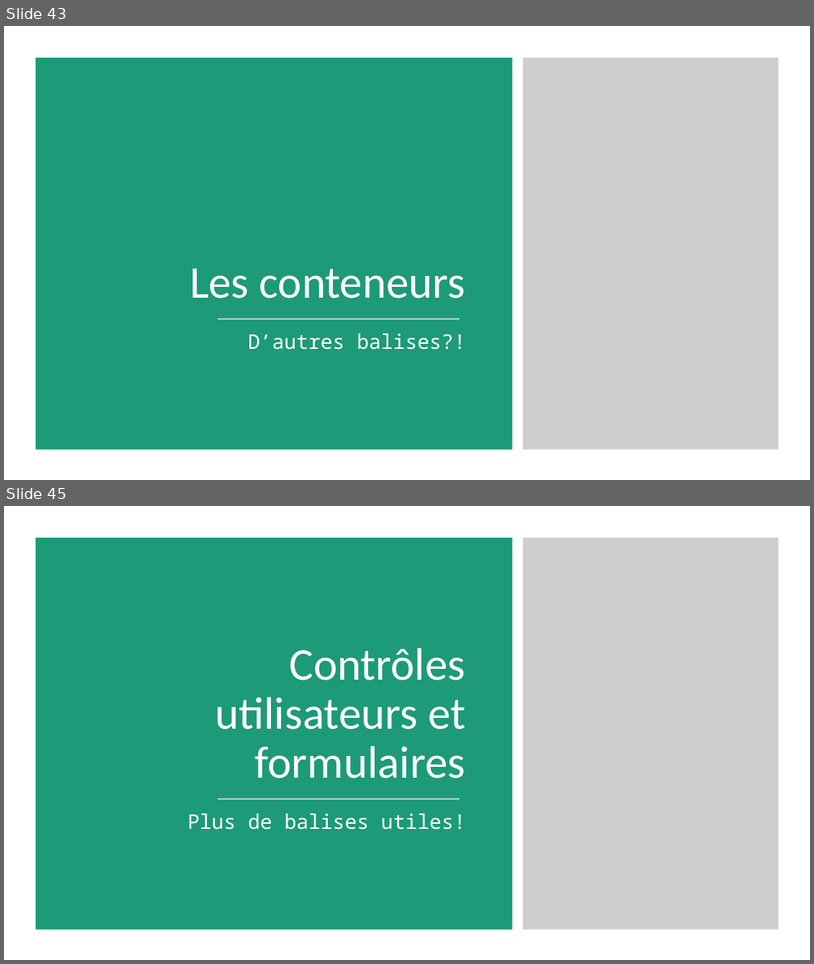
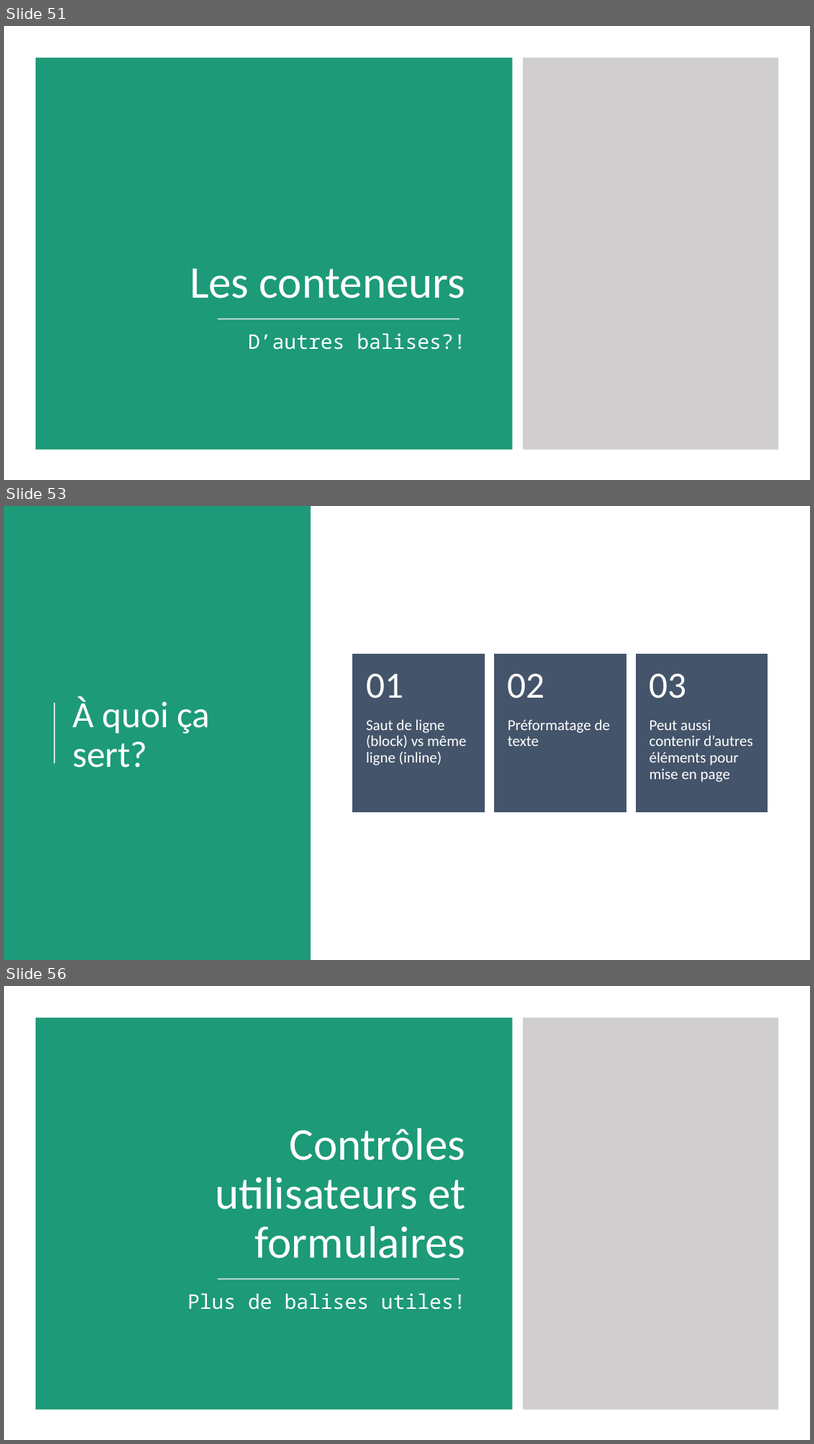
Before and after one commit to fragmatyc/SAAQ, a slide deck: HTML/1. Présentation/Cours HTML - v1.0.pptx. Shown one above the other, each under a label of ours: slides 43 and 45 before the commit, slides 51, 53 and 56 after it; the slides between them are not shown. The pictures are 814x964 and 814x1444 pixels, drawn with LibreOffice and Linux fonts; fonts in the diff are those of the drawing. Boxes give left, top, right and bottom in pixels: in the first picture for what was removed or moved away, otherwise in the second. Text is boxed around its words. In the diff, an @@ line names an element or a change of style, - is before the commit and + after.

```diff
--- a/HTML/1. Présentation/Cours HTML - v1.0.pptx
+++ b/HTML/1. Présentation/Cours HTML - v1.0.pptx
@@ slide 53 added at (x1=4, y1=506, x2=810, y2=960), background #FFFFFF @@
@@ rectangle added at (x1=4, y1=506, x2=311, y2=960), fill #1D9A78 @@
@@ group added at (x1=353, y1=654, x2=768, y2=811): 6 texts, 3 rectangles @@
+Saut de ligne (block) vs même ligne (inline)
+01
+Préformatage de texte
+02
+Peut aussi contenir d’autres éléments pour mise en page
+03
@@ title added at (x1=72, y1=696, x2=211, y2=767), 44 pt, text #FFFFFF @@
+À quoi ça sert?
@@ line added from (54, 763) to (54, 703), #FFFFFF 1.5 pt @@
@@ what was slide 43 is now slide 51 @@
@@ what was slide 45 is now slide 56 @@
```
Also in this commit, not shown: 2 slides changed, 32 other slides added, 2 slides removed.
